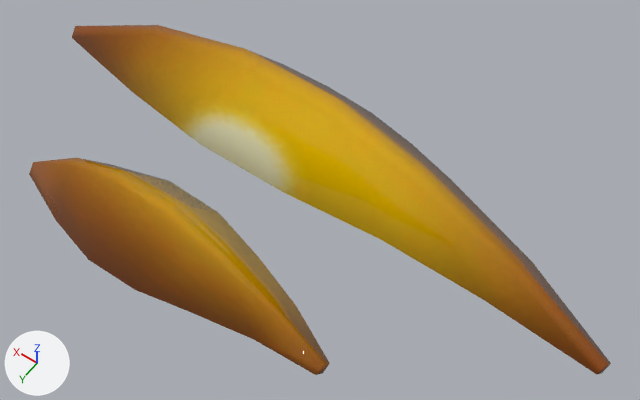
An edit to the FBX model Bin/Resources/Meshes/Effect/Slash/SwordSlash_01.fbx, drawn before and after from the same camera.
Before and after are seen from a 50 mm lens placed at (-0.00679, 0.00069, 0.01148), pointed at (-0.00158, -0.0066, 0.00001). Every picture has the same lights, and +X, +Y and +Z are marked at lower left. Where no turn or scale is listed for an object, it has been applied to the vertices.

In view in the first picture: 'SwordSlash_00_new__lambert2'.
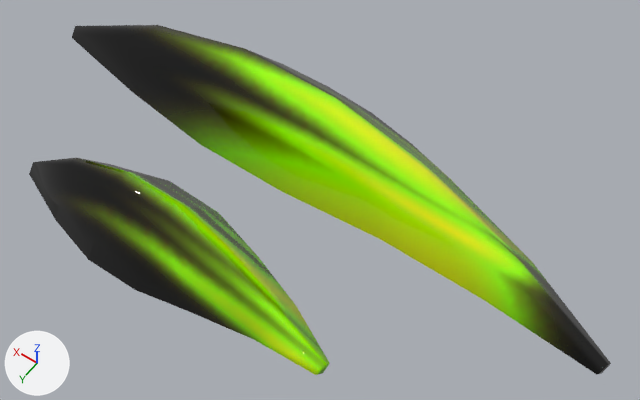
Changed parts and their boxes (x1, y1, x2, y2) in the pictures (640 x 400 px):
'SwordSlash_00_new__lambert2', surface changed (brown to green)
    both: (29, 25, 611, 375)

What the commit changed:
Picture 'slash_02.dds' (img_slash_02_dds) is new.
Material 'Material #31' (mat_material__31) changes its picture from img_note_color_manbo_00_png to img_slash_02_dds.
